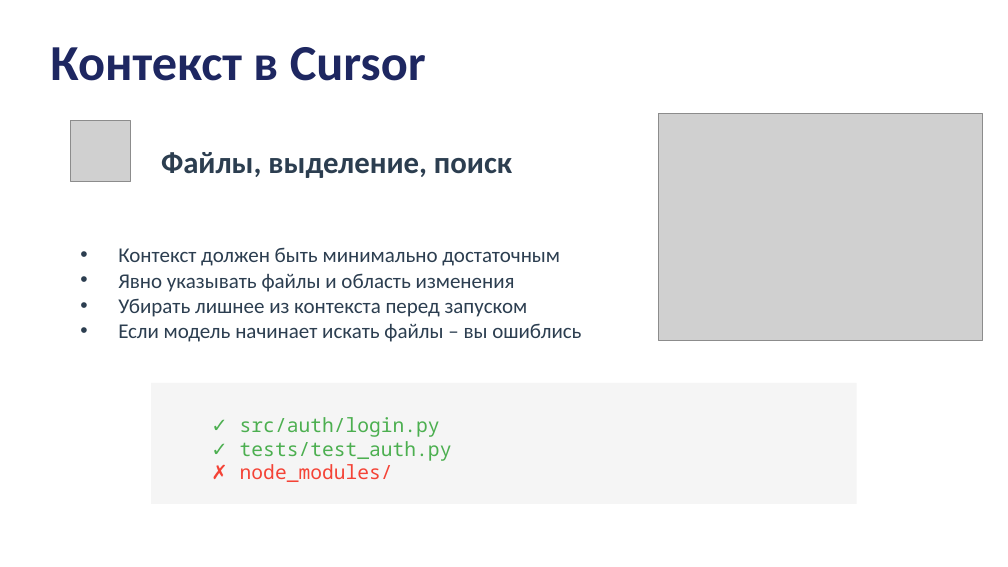
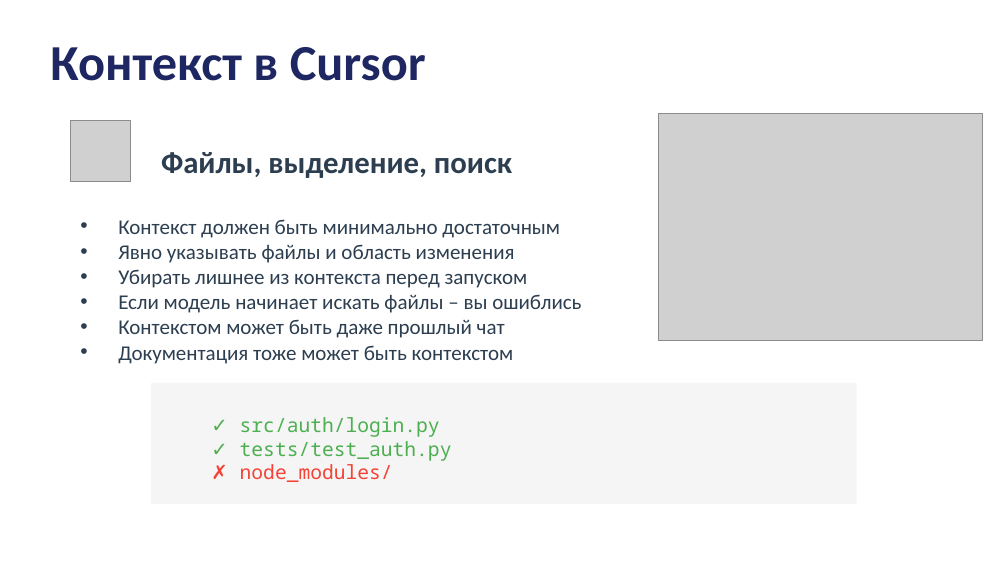
Before and after one commit to Air-Erik/workshop-ai, a slide deck: slide 12 of docs/slides/AI_Cursor_Workshop.pptx. Drawn at 1008x567 pixels with LibreOffice and Linux fonts; fonts in the diff are those of the drawing; grey boxes stand for pictures. Boxes give left, top, right and bottom in pixels: in the first picture for what was removed or moved away, otherwise in the second. Text is boxed around its words. In the diff, an @@ line names an element or a change of style, - is before the commit and + after.

Commit message:
docs: обновление слайдов воркшопа по ИИ, включая изменения в содержании и структуре для улучшения восприятия

```diff
--- a/docs/slides/AI_Cursor_Workshop.pptx
+++ b/docs/slides/AI_Cursor_Workshop.pptx
@@ text "Контекст должен быть минимально достаточным": place and size @@
-text "Контекст должен быть минимально достаточным" at box(118, 247, 581, 342)
+text "Контекст должен быть минимально достаточным" at box(118, 219, 581, 364)
@@ text at box(118, 319, 514, 364): paragraphs added @@
+• Контекстом может быть даже прошлый чат
+• Документация тоже может быть контекстом
```
Also in this commit, not shown: 5 other slides changed.
